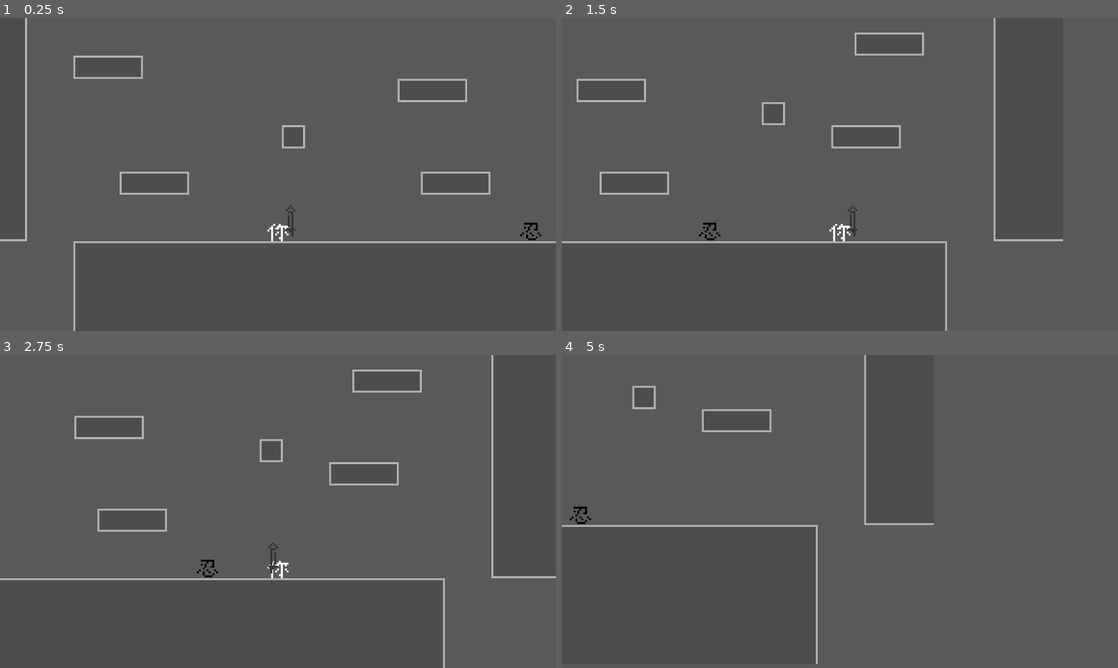
Above: before the commit, frames 1-4 (two rows, left to right).
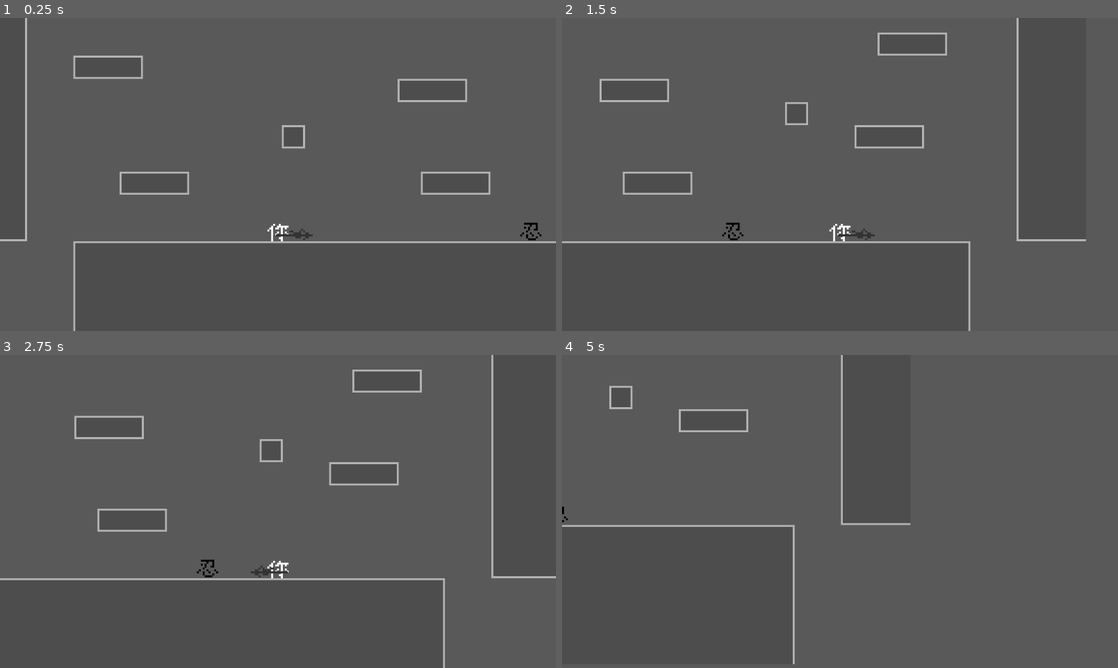
Above: after the commit, the same moments.

Repository: 123yangjiu/aminoacow
Game: Godot game, scene res://scene/map/battle_scene.tscn
Two runs of this game, one before a commit and one after it. Both use one fixed random seed, a clock stepped at 60 frames per second and the inputs below.
Inputs:
- Up to frame 1 (0.25 s): no input
- Up to frame 2 (1.5 s): tap Enter at 0.5 s; hold Space (exchange_weapon, bound only after the commit) 0.53-1.28 s; hold Right (ui_right) from 0.53 s (still down); tap C (roll) at 0.6 s; tap Z (jump) at 0.77 s; tap Space (exchange_weapon, bound only after the commit) at 1.35 s
- Up to frame 3 (2.75 s): tap Z (jump) at 1.52 s; tap C (roll) at 1.55 s; release Right (ui_right) at 2.03 s; hold Left (ui_left) from 2.03 s (still down); hold Space (exchange_weapon, bound only after the commit) from 2.03 s (still down); tap X (attack) at 2.1 s
- Up to frame 4 (5 s): release Left (ui_left) at 2.78 s; release Space (exchange_weapon, bound only after the commit) at 2.78 s; hold Right (ui_right) 2.78-4.28 s; tap C (roll) at 2.85, 4.35 s; tap Z (jump) at 3.02, 3.77, 4.52 s; hold Space (exchange_weapon, bound only after the commit) 3.53-4.28 s; hold Left (ui_left) from 4.28 s (still down)

The runs differ from the first frame. In frame 1, 0.1% of the frame differs, in the area x 49-57%, y 60-71%; in frame 2, 2.1%, in the area x 2-95%, y 0-100%; in frame 3, 0.1%; in frame 4, 1.4%.

Commit message:
you can exchange your weapon by pressing space

Diff:
--- a/project.godot
+++ b/project.godot
@@ -40,6 +40,11 @@
 "events": [Object(InputEventKey,"resource_local_to_scene":false,"resource_name":"","device":-1,"window_id":0,"alt_press …(191 unchanged characters)…
 ]
 }
+exchange_weapon={
+"deadzone": 0.2,
+"events": [Object(InputEventKey,"resource_local_to_scene":false,"resource_name":"","device":-1,"window_id":0,"alt_pressed":false,"shift_pressed":false,"ctrl_pressed":false,"meta_pressed":false,"pressed":false,"keycode":0,"physical_keycode":32,"key_label":0,"unicode":32,"location":0,"echo":false,"script":null)
+]
+}
 
 [layer_names]
 
--- a/resource/character/character_stats.gd
+++ b/resource/character/character_stats.gd
@@ -9,12 +9,11 @@
 @export var art:Texture2D
 @export var speed:float
 @export var jump_speed:float
-@export var roll_factor:	float = 3.5
+@export var roll_factor:	float =3.0
 @export var roll_interval:float = 1
 
 var health:int :set = set_health
 var health_mode:float = 1.0
-
 
 
 func set_health(value:int)->void:
--- a/resource/shader/flip_shader.gdshader
+++ /dev/null
@@ -1,27 +0,0 @@
-shader_type canvas_item;
-//记录翻转状态
-uniform float flip_progress = 1.0;
-
-void fragment(){
-	//记录初始纹理
-	vec4 color = texture(TEXTURE,UV);
-
-	//计算翻转后的纹理
-	vec2 flipped_uv = UV;
-	if (flip_progress>0.0){
-		//确定翻转过程曲线
-		float flip_amount = abs(flip_progress -0.5)*2.0;
-
-		//翻转
-		flipped_uv.x = mix(UV.x,1.0-UV.x,flip_amount);
-	}
-	//应用纹理
-	COLOR = texture(TEXTURE,flipped_uv);
-
-	//plus效果
-	if (flip_progress>0.0 && flip_progress <1.0){
-		//修改透明度
-		COLOR.a *=0.8;
-	}
-	COLOR.a = color.a;
-}
--- a/scene/character/player.tscn
+++ b/scene/character/player.tscn
@@ -1,14 +1,47 @@
-[gd_scene load_steps=9 format=3 uid="uid://cbdhuaxe66pds"]
+[gd_scene load_steps=13 format=3 uid="uid://cbdhuaxe66pds"]
 
-[ext_resource type="Shader" uid="uid://cnwf3jcv8lvvq" path="res://resource/shader/flip_shader.gdshader" id="1_1t3kv"]
 [ext_resource type="Script" uid="uid://l37rhv5wnofp" path="res://script/character/you.gd" id="1_lo04n"]
 [ext_resource type="Resource" uid="uid://ifqkik8rk25b" path="res://stats/you/you.tres" id="2_5utgv"]
+[ext_resource type="Script" uid="uid://j535ep7c8mk7" path="res://resource/weapon/weapon_stats.gd" id="3_d4d1h"]
 [ext_resource type="Texture2D" uid="uid://b8d0gpcfuedg" path="res://art/texture/character/you_nohand.png" id="3_rrjs7"]
+[ext_resource type="Resource" uid="uid://qlvyhrebtkbx" path="res://stats/weapon/jian/jian.tres" id="4_e0121"]
 [ext_resource type="Script" uid="uid://ce0xn3ulqj3gb" path="res://script/character_related/hand.gd" id="4_w2ep0"]
 [ext_resource type="Texture2D" uid="uid://botr6ujc224gq" path="res://art/texture/character/you_hand.png" id="5_1t3kv"]
+[ext_resource type="Resource" uid="uid://bx070af8rsp8s" path="res://stats/weapon/qiang/qiang.tres" id="5_im1mn"]
+[ext_resource type="Resource" uid="uid://do8nqwhctp3q0" path="res://stats/weapon/gong/gong.tres" id="6_jd10u"]
+
+[sub_resource type="Shader" id="Shader_rrjs7"]
+code = "shader_type canvas_item;
+//记录翻转状态
+uniform float flip_progress = 1.0;
+
+void fragment(){
+	//记录初始纹理
+	vec4 color = texture(TEXTURE,UV);
+
+	//计算翻转后的纹理
+	vec2 flipped_uv = UV;
+	if (flip_progress>0.0){
+		//确定翻转过程曲线
+		float flip_amount = abs(flip_progress -0.5)*2.0;
+
+		//翻转
+		flipped_uv.x = mix(UV.x,1.0-UV.x,flip_amount);
+	}
+	//应用纹理
+	COLOR = texture(TEXTURE,flipped_uv);
+
+	//plus效果
+	if (flip_progress>0.0 && flip_progress <1.0){
+		//修改透明度
+		COLOR.a *=0.8;
+	}
+	COLOR.a = color.a;
+}
+"
 
 [sub_resource type="ShaderMaterial" id="ShaderMaterial_5srte"]
-shader = ExtResource("1_1t3kv")
+shader = SubResource("Shader_rrjs7")
 shader_parameter/flip_progress = 1.0
 
 [sub_resource type="RectangleShape2D" id="RectangleShape2D_dgbgk"]
@@ -21,6 +54,7 @@
 collision_mask = 9
 script = ExtResource("1_lo04n")
 char_stats = ExtResource("2_5utgv")
+weapon_pack = Array[ExtResource("3_d4d1h")]([ExtResource("4_e0121"), ExtResource("5_im1mn"), ExtResource("6_jd10u")])
 
 [node name="CollisionShape2D" type="CollisionShape2D" parent="."]
 shape = SubResource("RectangleShape2D_dgbgk")
--- a/scene/map/battle_scene.tscn
+++ b/scene/map/battle_scene.tscn
@@ -1,9 +1,9 @@
 [gd_scene load_steps=5 format=4 uid="uid://dpfye6pgjp1ow"]
 
 [ext_resource type="PackedScene" uid="uid://cbdhuaxe66pds" path="res://scene/character/player.tscn" id="2_1ulb3"]
-[ext_resource type="Resource" uid="uid://qlvyhrebtkbx" path="res://stats/weapon/jian/jian.tres" id="3_5df6j"]
 [ext_resource type="TileSet" uid="uid://7pkhrqjr24r7" path="res://fold_resource/main_tile_set.tres" id="3_ide23"]
 [ext_resource type="PackedScene" uid="uid://01q2kdrfohs1" path="res://scene/character/ninja.tscn" id="4_5df6j"]
+[ext_resource type="Resource" uid="uid://bx070af8rsp8s" path="res://stats/weapon/qiang/qiang.tres" id="5_5tjbu"]
 
 [node name="BattleScene" type="Node2D"]
 
@@ -24,7 +24,7 @@
 
 [node name="Player" parent="CharacterLayer" instance=ExtResource("2_1ulb3")]
 position = Vector2(46, 90)
-init_weapon = ExtResource("3_5df6j")
+init_weapon = ExtResource("5_5tjbu")
 
 [node name="Ninja" parent="CharacterLayer" instance=ExtResource("4_5df6j")]
 position = Vector2(177, 91)
--- /dev/null
+++ b/scene/weapon/weapon_container.tscn
@@ -0,0 +1,23 @@
+[gd_scene format=3 uid="uid://284rgaoothpe"]
+
+[node name="WeaponContainer" type="Control"]
+layout_mode = 3
+anchors_preset = 15
+anchor_right = 1.0
+anchor_bottom = 1.0
+grow_horizontal = 2
+grow_vertical = 2
+
+[node name="VBoxContainer" type="VBoxContainer" parent="."]
+layout_mode = 1
+anchors_preset = 8
+anchor_left = 0.5
+anchor_top = 0.5
+anchor_right = 0.5
+anchor_bottom = 0.5
+grow_horizontal = 2
+grow_vertical = 2
+alignment = 1
+
+[node name="TextureRect" type="TextureRect" parent="VBoxContainer"]
+layout_mode = 2
--- a/script/Weapon/weapon.gd
+++ b/script/Weapon/weapon.gd
@@ -12,7 +12,7 @@
 
 func set_stats(value:WeaponStats)->void:
 	if ! is_inside_tree():
-		await  ready
+		await ready
 	stats = value
 	icon.texture = stats.icon
 	attack_shape.shape = stats.attackshape
--- a/script/character/you.gd
+++ b/script/character/you.gd
@@ -12,17 +12,18 @@
 @onready var init_image:Image = art.get_image()
 @onready var SPEED = char_stats.speed
 @onready var JUMP_VELOCITY:float = char_stats.jump_speed
+@export var weapon_pack:Array[WeaponStats]
 @export var init_weapon:WeaponStats
 @onready var current_weapon: Weapon
 #node-related
 	#action
+var direction_bool:bool=true :set = set_direction
+var acceleration:int = 600
+var friction:int = 1000
+	#is_doing
 var is_action:bool=false
 var is_flip:bool = false
 var is_roll:bool = false
-var direction_bool:bool=true :set = set_direction
-var acceleration:int = 600
-var friction:int = 1000
-
 
 func _ready() -> void:
 	#初始化Stats
@@ -31,6 +32,7 @@
 	char_stats.image_changed.connect(image_change)
 	if init_weapon:
 		hand.add_weapon(init_weapon)
+		weapon_pack.erase(init_weapon)
 	#test
 	await get_tree().create_timer(1).timeout
 
@@ -45,6 +47,7 @@
 	move_and_slide()
 	#other_input-related
 	attack(direction_bool)
+	exchange_weapon()
 
 #set_stats-related
 func set_direction(value)->void:
@@ -52,6 +55,7 @@
 		is_flip = true
 		flip_hand(value)
 	direction_bool = value
+
 
 #physice-related
 func add_gravity(delta)->void:
@@ -98,17 +102,25 @@
 		is_roll = true
 		var dir := 1 if bool_direction else -1
 		var tween := create_tween().set_trans(Tween.TRANS_EXPO).set_parallel()
-		tween.tween_property(self,"velocity",Vector2(dir * SPEED*char_stats.roll_factor,velocity.y),0.1)
+		tween.tween_property(self,"velocity",Vector2(dir*SPEED*char_stats.roll_factor,velocity.y),0.1)
 		tween.set_trans(Tween.TRANS_LINEAR)
 		tween.tween_property(self,"rotation_degrees",360*dir,0.2)
 		await tween.finished
 		is_roll = false
-		#velocity.x = dir * SPEED*char_stats.roll_factor
-		#var tween := create_tween().set_ease(Tween.EASE_OUT)
-		#var start := self.global_position
-		#tween.tween_property(self,"global_position",start+char_stats.roll_factor*SPEED*dir,0.15)
-		pass
-	pass
+
+#other_node-related
+func exchange_weapon()->void:
+	if Input.is_action_pressed("exchange_weapon"):
+		print("space")
+		if Input.is_action_just_released("ui_up"):
+			current_weapon.queue_free()
+			hand.add_weapon(weapon_pack[0])
+			weapon_pack[0] =current_weapon.stats
+			print(weapon_pack)
+		elif	 Input.is_action_just_released("ui_down"):
+			current_weapon.queue_free()
+			hand.add_weapon(weapon_pack[-1])
+			weapon_pack[-1] =current_weapon.stats
 
 
 func image_change()->void:
--- a/script/character_related/root_scene.gd
+++ /dev/null
@@ -1,8 +0,0 @@
-extends Node2D
-
-@export var char_stats:CharacterStats
-
-# Called when the node enters the scene tree for the first time.
-func _ready() -> void:
-	var new_stats:CharacterStats = char_stats.create_instance()
-	pass
--- a/stats/you/you.tres
+++ b/stats/you/you.tres
@@ -9,6 +9,6 @@
 art = ExtResource("1_takd6")
 speed = 150.0
 jump_speed = -250.0
-roll_factor = 3.5
+roll_factor = 3.0
 roll_interval = 1.0
 metadata/_custom_type_script = "uid://bptq7c5xo6cko"
Not shown, removed: resource/shader/flip_shader.gdshader.uid
Not shown: 1 places in scene/weapon/sword.tscn that only renumber resources
Not shown, removed: script/character_related/root_scene.gd.uid
